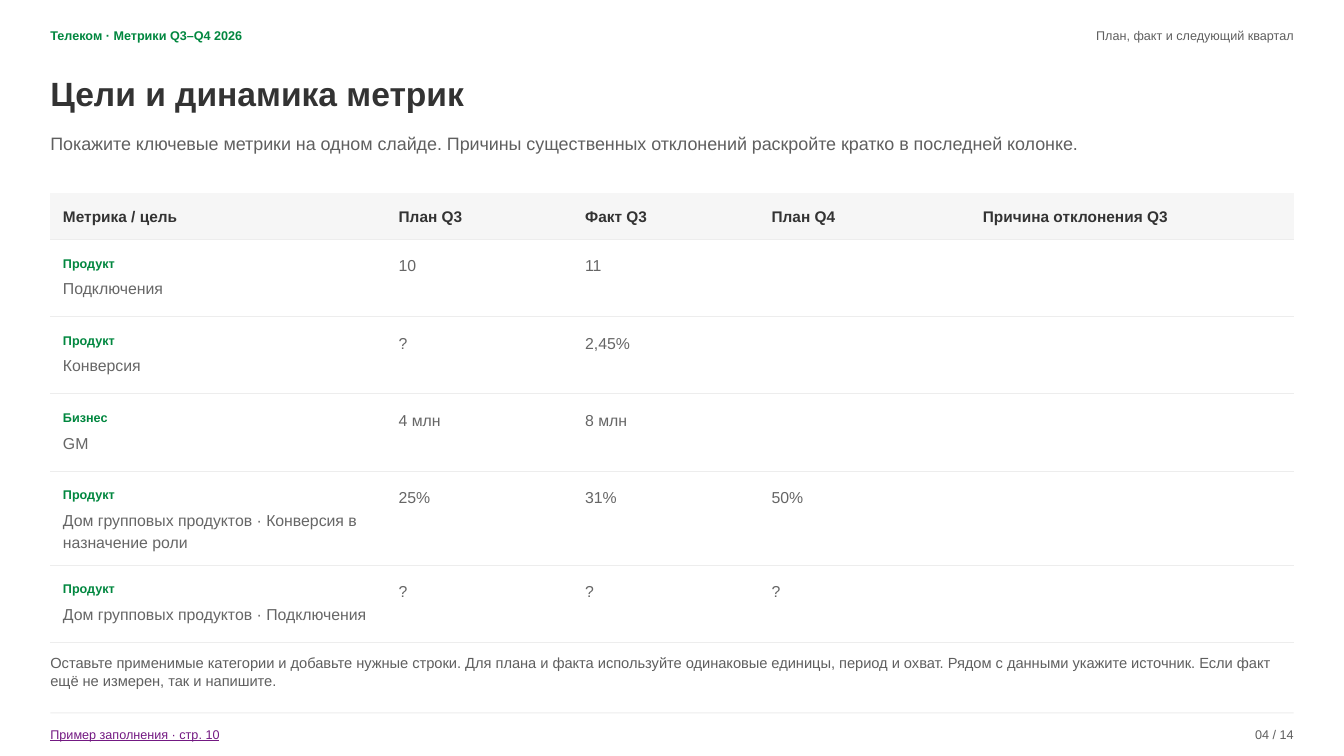
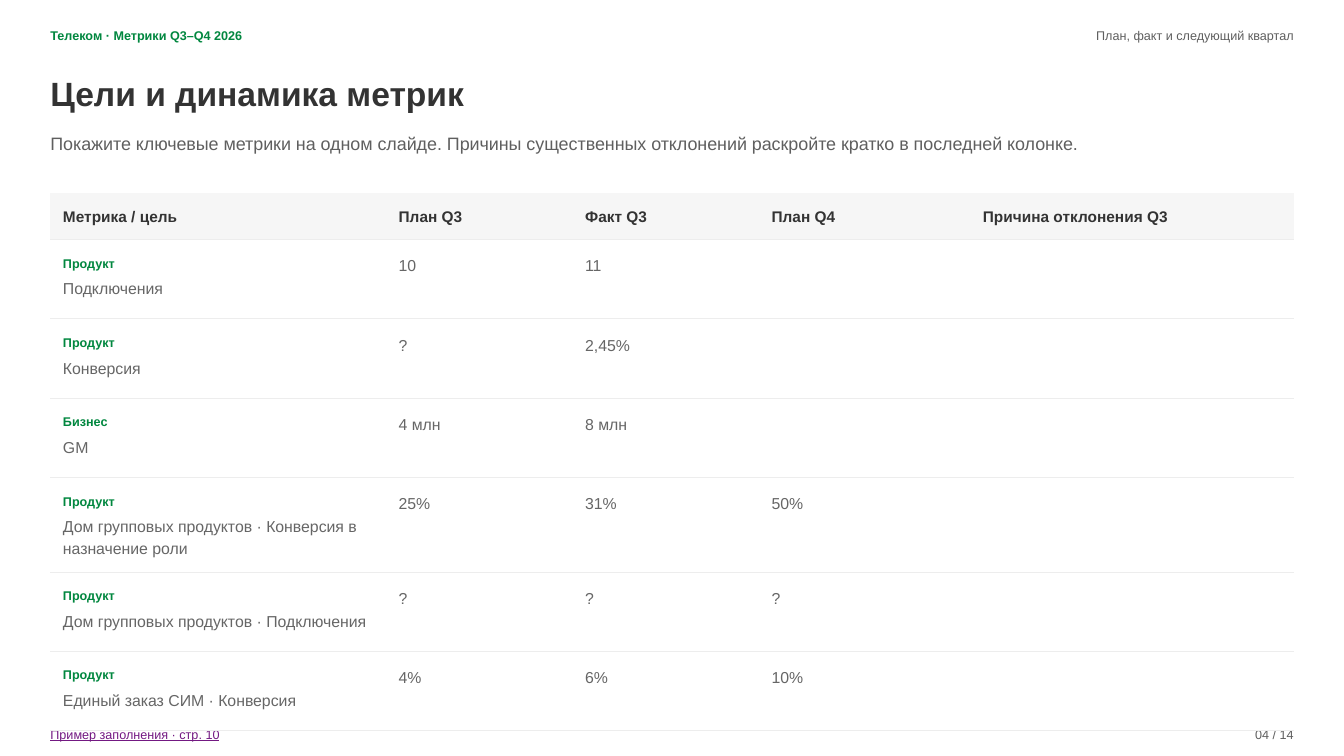
Before and after one commit to bbenicore-web/bencode, a slide deck: slide 4 of presentations/Квартальное_демо_Телеком_19.10.2026.pptx. Drawn at 1344x756 pixels with LibreOffice and Linux fonts; fonts in the diff are those of the drawing. Boxes give left, top, right and bottom in pixels: in the first picture for what was removed or moved away, otherwise in the second. Text is boxed around its words. In the diff, an @@ line names an element or a change of style, - is before the commit and + after.

```diff
--- a/presentations/Квартальное_демо_Телеком_19.10.2026.pptx
+++ b/presentations/Квартальное_демо_Телеком_19.10.2026.pptx
@@ table at (50,194,1295,714) @@
+row 7: Продукт / Единый заказ СИМ · Конверсия | 4% | 6% | 10% | 
@@ text removed at (50,657,1270,689) @@
-Оставьте применимые категории и добавьте нужные строки. Для плана и факта используйте одинаковые единицы, период и охват. Рядом с данными укажите источник. Если факт ещё не измерен, так и напишите.
```
Also in this commit, not shown: 3 other slides changed, 2 slides added, 3 other files.
